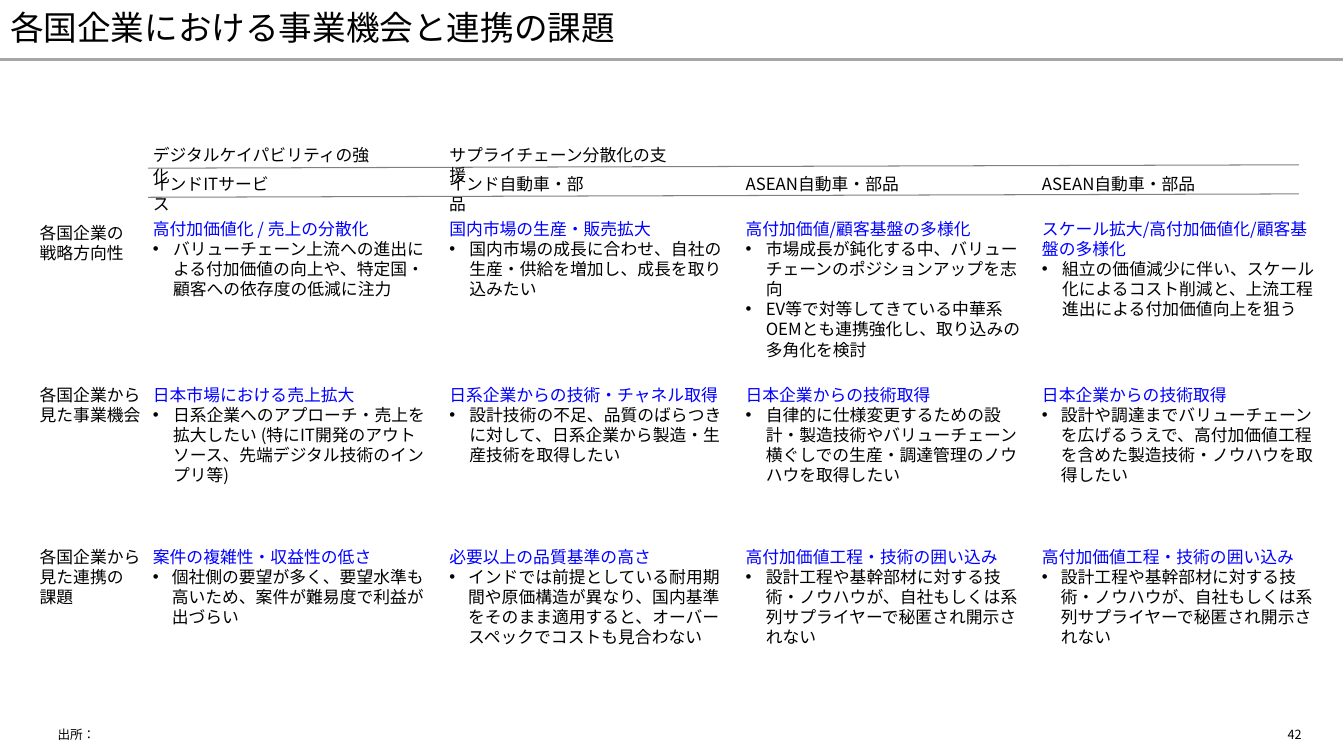
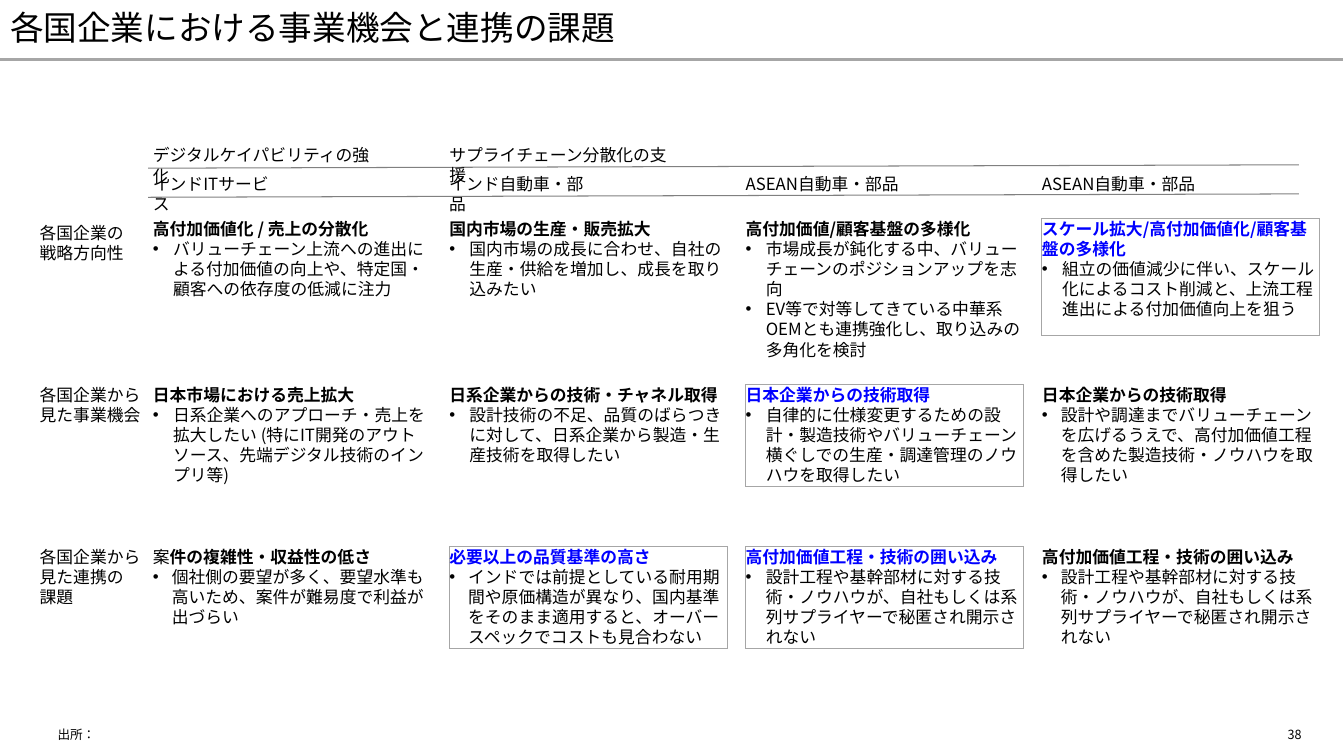
Before and after one commit to yuzucha16/dotfiles, a slide deck: slide 38 of office/Blank.potx (slide 42 before the commit). Drawn at 1344x756 pixels with LibreOffice and Linux fonts; fonts in the diff are those of the drawing. Boxes give left, top, right and bottom in pixels: in the first picture for what was removed or moved away, otherwise in the second. Text is boxed around its words. In the diff, an @@ line names an element or a change of style, - is before the commit and + after.

```diff
--- a/office/Blank.potx
+++ b/office/Blank.potx
@@ text at [153, 220, 369, 237]: text colour #0000FF to #000000, bold on in "高付加価値化 / 売上の分散化" @@
@@ text at [449, 220, 650, 237]: text colour #0000FF to #000000, bold on in "国内市場の生産・販売拡大" @@
@@ text at [746, 220, 971, 238]: text colour #0000FF to #000000, bold on in "高付加価値/顧客基盤の多様化" @@
@@ outline none to #A6A6A6 0.75 pt in 4 elements at [746, 384, 1024, 486], [450, 546, 728, 648], [746, 546, 1024, 648], [1043, 219, 1321, 336] @@
@@ text in rectangle at [1042, 218, 1307, 257]: bold on in "スケール拡大/高付加価値化/顧客基盤の多様化" @@
@@ rectangle "スケール拡大/高付加価値化/顧客基盤の多様化": place and size @@
-rectangle "スケール拡大/高付加価値化/顧客基盤の多様化" at [1042, 221, 1314, 317]
+rectangle "スケール拡大/高付加価値化/顧客基盤の多様化" at [1043, 219, 1321, 336]
@@ text at [153, 386, 354, 403]: text colour #0000FF to #000000, bold on in "日本市場における売上拡大" @@
@@ text at [449, 386, 717, 403]: text colour #0000FF to #000000, bold on in "日系企業からの技術・チャネル取得" @@
@@ text in rectangle at [746, 384, 931, 403]: bold on in "日本企業からの技術取得" @@
@@ text at [1042, 386, 1227, 403]: text colour #0000FF to #000000, bold on in "日本企業からの技術取得" @@
@@ text at [153, 548, 371, 565]: text colour #0000FF to #000000, bold on in "案件の複雑性・収益性の低さ" @@
@@ text in rectangle at [449, 546, 650, 568]: bold on in "必要以上の品質基準の高さ" @@
@@ 3 rectangles: place and size @@
-3 rectangles at [449, 387, 1018, 645]
+3 rectangles at [450, 384, 1024, 648]
@@ text in rectangle at [746, 546, 998, 565]: bold on in "高付加価値工程・技術の囲い込み" @@
@@ text at [1042, 548, 1294, 565]: text colour #0000FF to #000000, bold on in "高付加価値工程・技術の囲い込み" @@
@@ page number at [1288, 729, 1302, 739]: text changed @@
-42
+38
```
Also in this commit, not shown: 16 other slides changed, 2 slides added, 6 slides removed.
